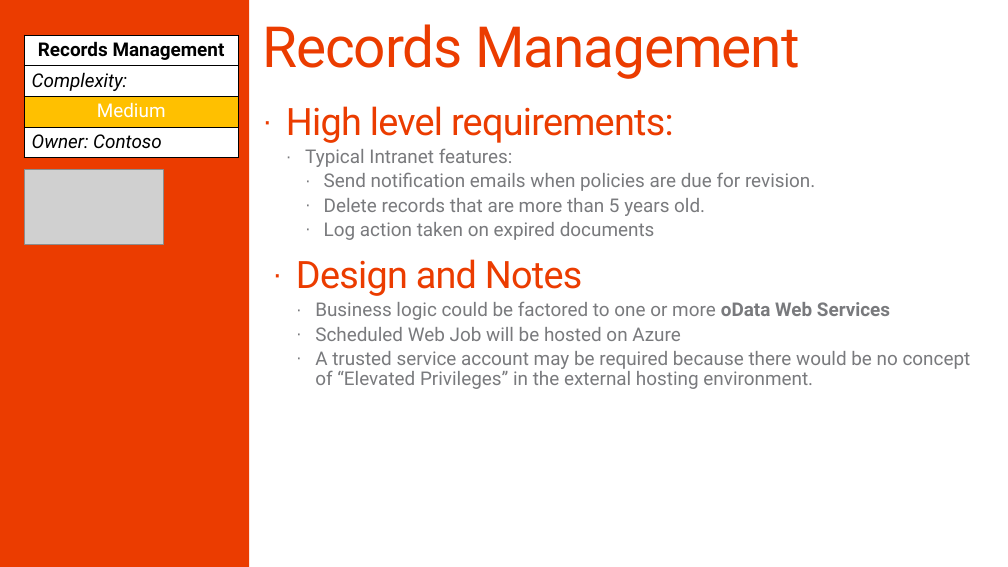
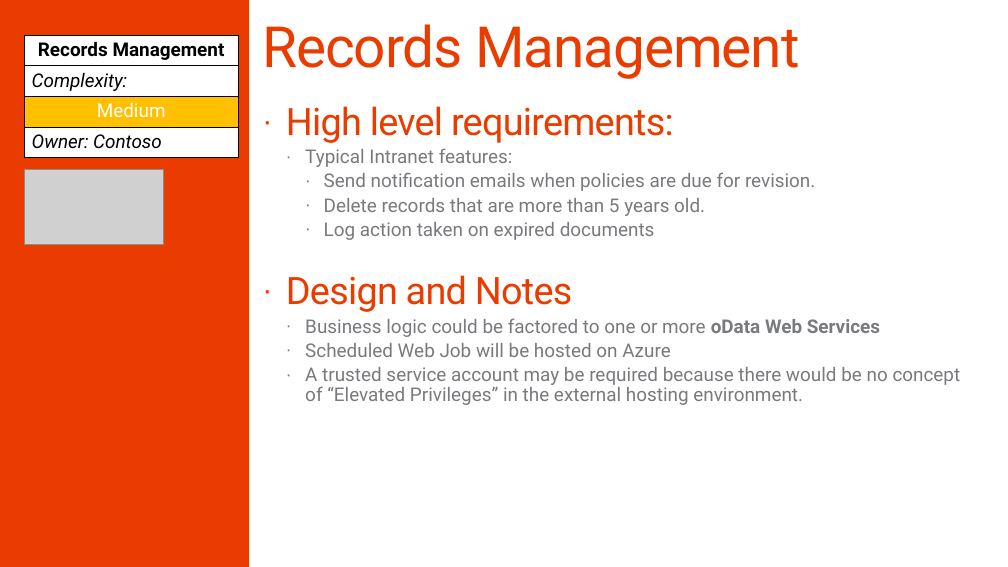
Before and after one commit to SharePoint/PnP-Guidance, a slide deck: slide 14 of PnP Transformation Process/Samples/PnP Transformation - Solution Design Report - Contoso.pptx. Drawn at 1008x567 pixels with LibreOffice and Linux fonts; fonts in the diff are those of the drawing; grey boxes stand for pictures; background and template pictures are left out. Boxes give left, top, right and bottom in pixels: in the first picture for what was removed or moved away, otherwise in the second. Text is boxed around its words. In the diff, an @@ line names an element or a change of style, - is before the commit and + after.

```diff
--- a/PnP Transformation Process/Samples/PnP Transformation - Solution Design Report - Contoso.pptx
+++ b/PnP Transformation Process/Samples/PnP Transformation - Solution Design Report - Contoso.pptx
@@ text removed at [296,259,971,389] @@
-· Design and Notes
-  · Business logic could be factored to one or more oData Web Services
-  · Scheduled Web Job will be hosted on Azure
-  · A trusted service account may be required because there would be no concept of “Elevated Privileges” in the external hosting environment.
@@ text at [286,275,961,405]: paragraphs added @@
+· Design and Notes
+  · Business logic could be factored to one or more oData Web Services
+  · Scheduled Web Job will be hosted on Azure
+  · A trusted service account may be required because there would be no concept of “Elevated Privileges” in the external hosting environment.
```
Also in this commit, not shown: 3 other slides changed, 1 slide added, 3 other files.
